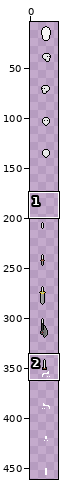
A sprite sheet gets an edit: build/html5/bodyParts2.png. Above, an overview of the earlier version with the close-up marked.
Close-up. The starting point:
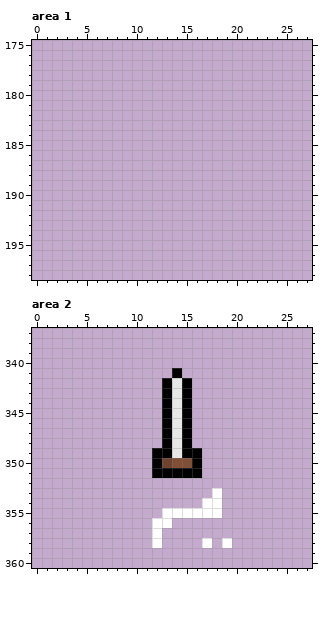
The file is 32x480 pixels. Shown: area 1: x 0..27, y 175..198; area 2: x 0..27, y 337..360. The wide view leaves out empty margins.
The result:
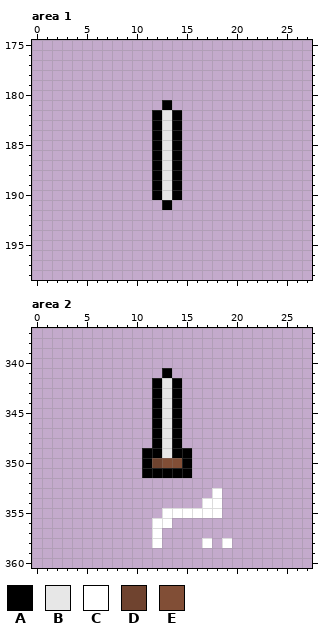
Palette (. is transparent): A #000000  B #e7e7e7  C #ffffff  D #6f432f  E #814e36
Changes in this commit:
--- area 1
@@ x 10..16 @@
 180 .......
-181 .......
-182 .......
-183 .......
-184 .......
-185 .......
-186 .......
-187 .......
-188 .......
-189 .......
-190 .......
-191 .......
+181 ...A...
+182 ..ABA..
+183 ..ABA..
+184 ..ABA..
+185 ..ABA..
+186 ..ABA..
+187 ..ABA..
+188 ..ABA..
+189 ..ABA..
+190 ..ABA..
+191 ...A...
 192 .......
--- area 2
@@ x 9..18 @@
 340 ..........
-341 .....A....
-342 ....ABA...
-343 ....ABA...
-344 ....ABA...
-345 ....ABA...
-346 ....ABA...
-347 ....ABA...
-348 ....ABA...
-349 ...AABAA..
-350 ...ADEEA..
-351 ...AAAAA..
+341 ....A.....
+342 ...ABA....
+343 ...ABA....
+344 ...ABA....
+345 ...ABA....
+346 ...ABA....
+347 ...ABA....
+348 ...ABA....
+349 ..AABAA...
+350 ..ADEEA...
+351 ..AAAAA...
 352 ..........
Boxes around the changes in both close-ups, in picture pixels (x1, y1, x2, y2):
added: (152, 100, 182, 210)
changed: (142, 368, 202, 478)
